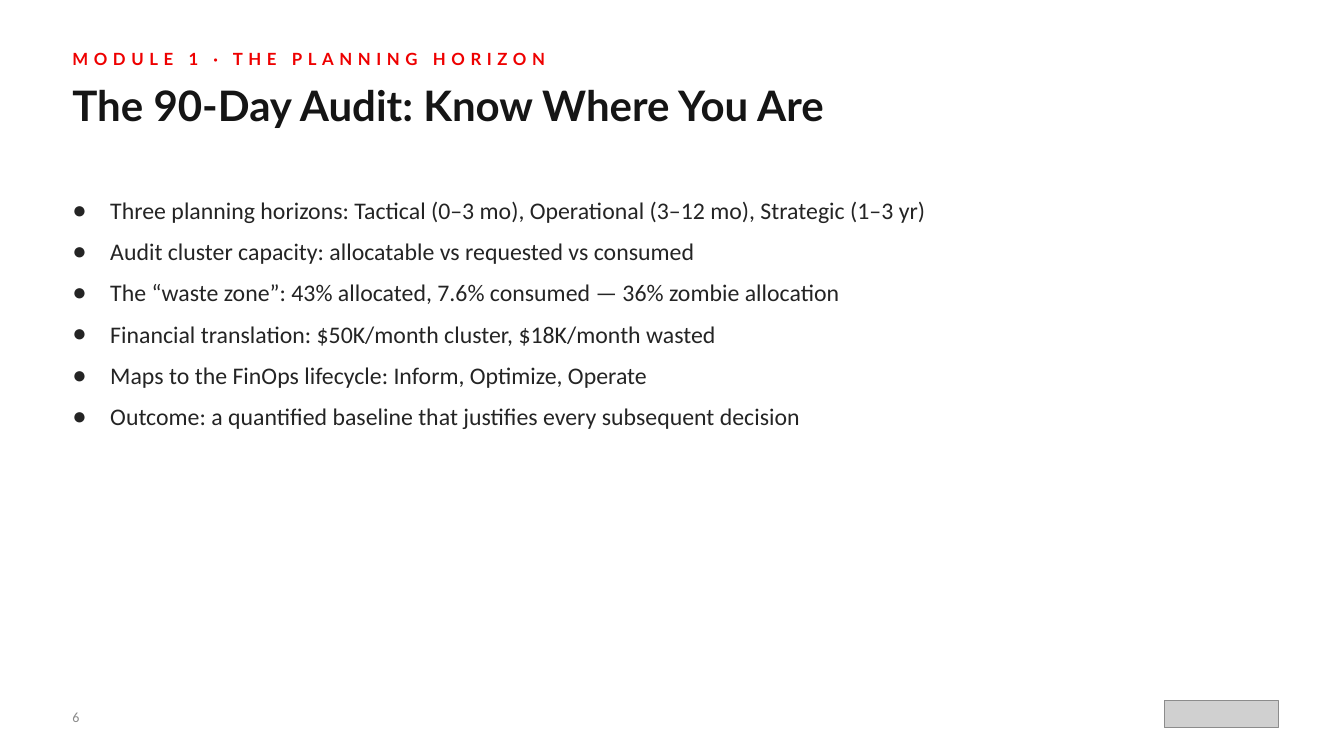
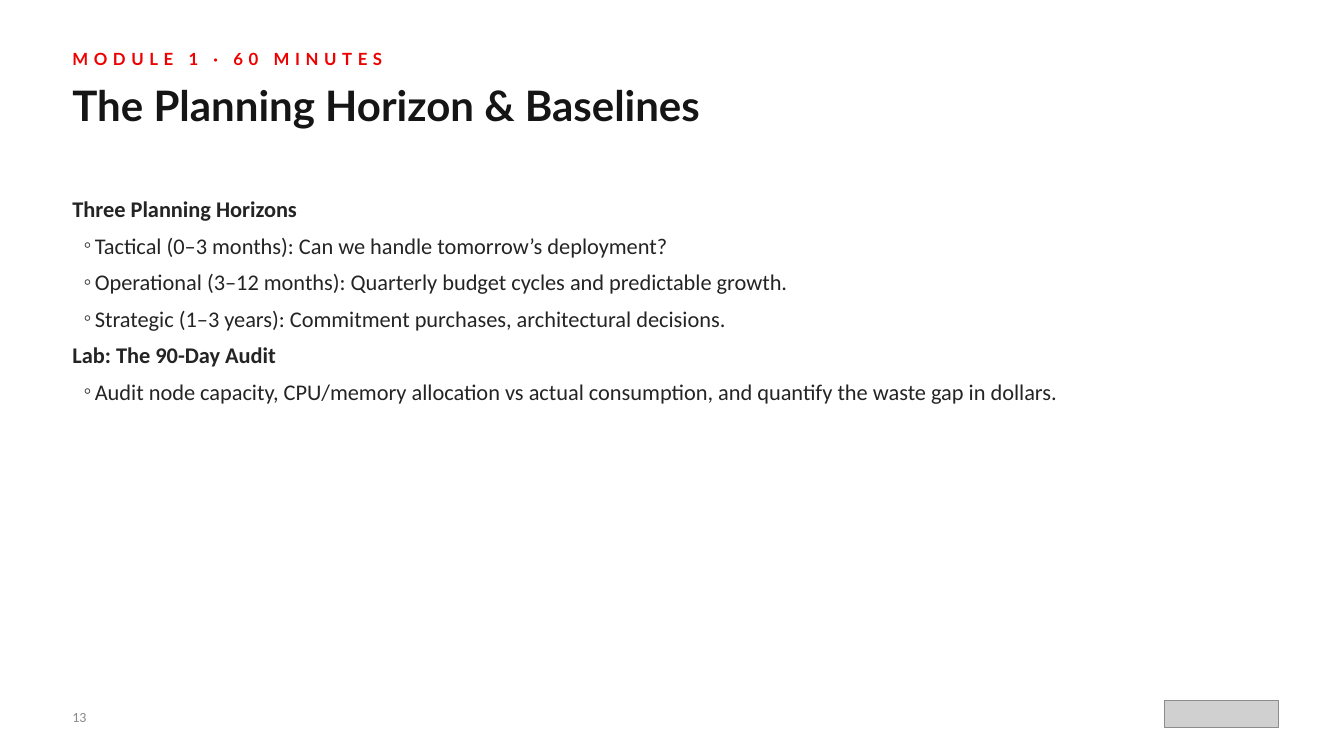
Before and after one commit to tosin2013/capacity-planning-lab-guide, a slide deck: slide 13 of presentation/capacity-planning-workshop-r01.0.pptx (slide 6 before the commit). Drawn at 1344x756 pixels with LibreOffice and Linux fonts; fonts in the diff are those of the drawing; grey boxes stand for pictures. Boxes give left, top, right and bottom in pixels: in the first picture for what was removed or moved away, otherwise in the second. Text is boxed around its words. In the diff, an @@ line names an element or a change of style, - is before the commit and + after.

Commit message:
Rebuild workshop presentation deck with new diagrams and align RHACM version
Replace the prior presentation with a 27-slide programmatic deck covering
business problem, architecture, all 9 modules, outcomes, and 90-day action
plan. Add 4 new diagrams (hub-student architecture, observability data flow,
workshop journey, maturity model). Align README RHACM version to 2.16+ to
match the deployment config and lab guide.

```diff
--- a/presentation/capacity-planning-workshop-r01.0.pptx
+++ b/presentation/capacity-planning-workshop-r01.0.pptx
@@ text at bbox=[72, 52, 383, 65]: text changed @@
-MODULE 1 · THE PLANNING HORIZON
+MODULE 1 · 60 MINUTES
@@ text at bbox=[72, 89, 700, 129]: text changed @@
-The 90-Day Audit: Know Where You Are
+The Planning Horizon & Baselines
@@ text at bbox=[72, 201, 1057, 404]: text changed; size 17 to 16 pt @@
-● Three planning horizons: Tactical (0–3 mo), Operational (3–12 mo), Strategic (1–3 yr)
-● Audit cluster capacity: allocatable vs requested vs consumed
-● The “waste zone”: 43% allocated, 7.6% consumed — 36% zombie allocation
-● Financial translation: $50K/month cluster, $18K/month wasted
-● Maps to the FinOps lifecycle: Inform, Optimize, Operate
-● Outcome: a quantified baseline that justifies every subsequent decision
+Three Planning Horizons
+  ◦ Tactical (0–3 months): Can we handle tomorrow’s deployment?
+  ◦ Operational (3–12 months): Quarterly budget cycles and predictable growth.
+  ◦ Strategic (1–3 years): Commitment purchases, architectural decisions.
+Lab: The 90-Day Audit
+  ◦ Audit node capacity, CPU/memory allocation vs actual consumption, and quantify the waste gap in dollars.
@@ text at bbox=[72, 713, 86, 722]: text changed @@
-6
+13
```
Also in this commit, not shown: 15 other slides changed, 11 slides added, 7 slides removed, 20 other files.
